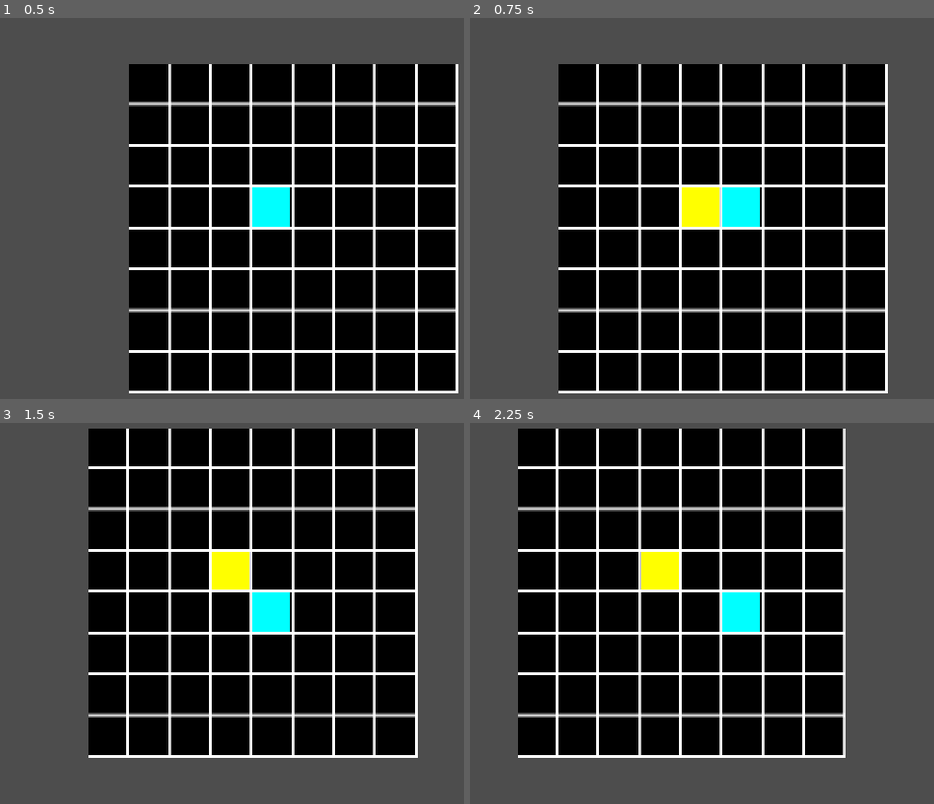
Above: before the commit, frames 1-4 (two rows, left to right).
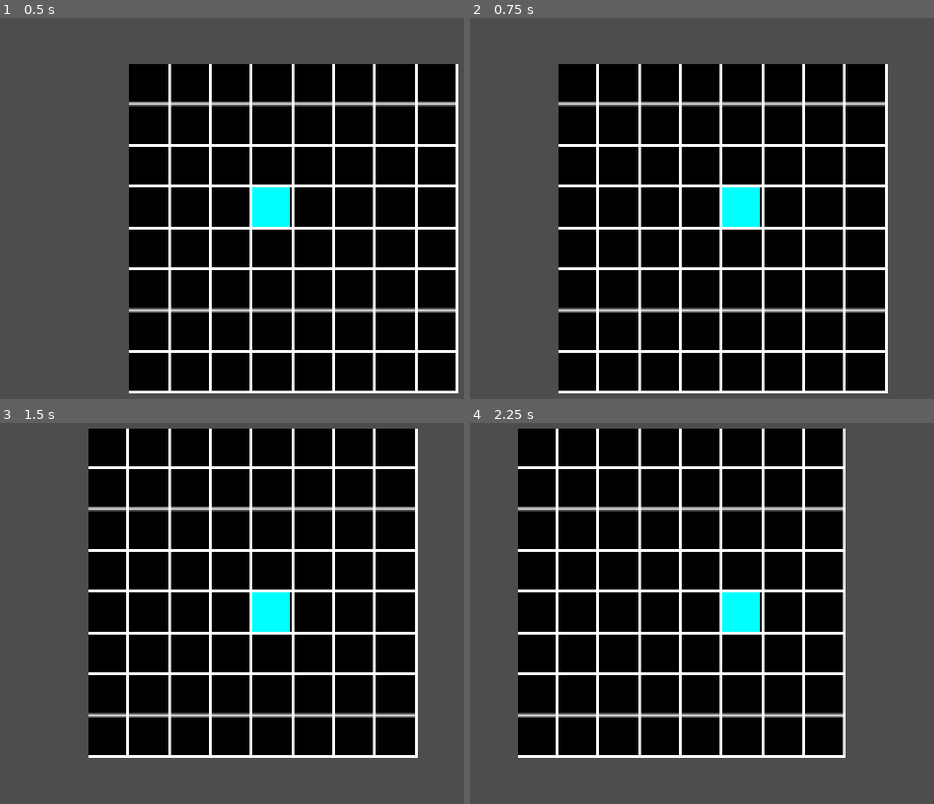
Above: after the commit, the same moments.

Repository: maseyonok421/maseyonok-sTestGameAboutPointThatCanMoveIn4DirectionsOnGrid
Game: Godot game, scene res://scenes/game.tscn
Same seed, same stepped clock (60 frames per second), same inputs: the game is played once before the commit and once after it.
Inputs:
- Up to frame 1 (0.5 s): no input
- Up to frame 2 (0.75 s): tap Enter at 0.5 s; hold Right (ui_right) from 0.53 s (still down)
- Up to frame 3 (1.5 s): tap Space at 1.25 s; release Right (ui_right) at 1.28 s; hold Down (ui_down) from 1.28 s (still down)
- Up to frame 4 (2.25 s): tap Enter at 2 s; release Down (ui_down) at 2.03 s; hold Right (ui_right) from 2.03 s (still down)

Frame 1 is identical in both runs. In frame 2, 0.8% of the frame differs, in the area x 45-54%, y 44-55%; in frame 3, 0.8%; in frame 4, 0.8%.

Commit message:
fixed collisions

Diff:
--- a/prefabs/player.tscn
+++ b/prefabs/player.tscn
@@ -14,7 +14,7 @@
 [node name="Sprite" type="Sprite2D" parent="."]
 script = ExtResource("2_4dohe")
 
-[node name="Area2D" type="Area2D" parent="."]
+[node name="Area2D" type="Area2D" parent="." groups=["Player"]]
 
 [node name="CollisionShape2D" type="CollisionShape2D" parent="Area2D"]
 shape = SubResource("RectangleShape2D_4dohe")
--- a/prefabs/point.tscn
+++ b/prefabs/point.tscn
@@ -10,9 +10,9 @@
 
 [node name="Sprite" type="Sprite2D" parent="."]
 
-[node name="Area2D" type="Area2D" parent="."]
+[node name="Area2D" type="Area2D" parent="." groups=["Point"]]
 
-[node name="CollisionShape2D" type="CollisionShape2D" parent="Area2D" groups=["Point"]]
+[node name="CollisionShape2D" type="CollisionShape2D" parent="Area2D"]
 shape = SubResource("RectangleShape2D_4u8h8")
 
 [connection signal="area_entered" from="Area2D" to="." method="_on_area_2d_area_entered"]
